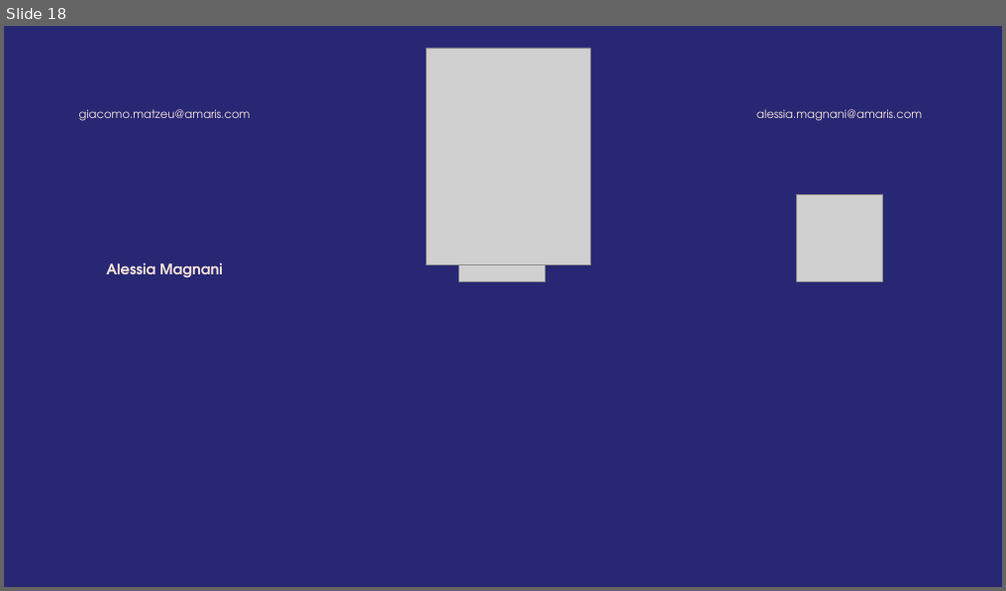
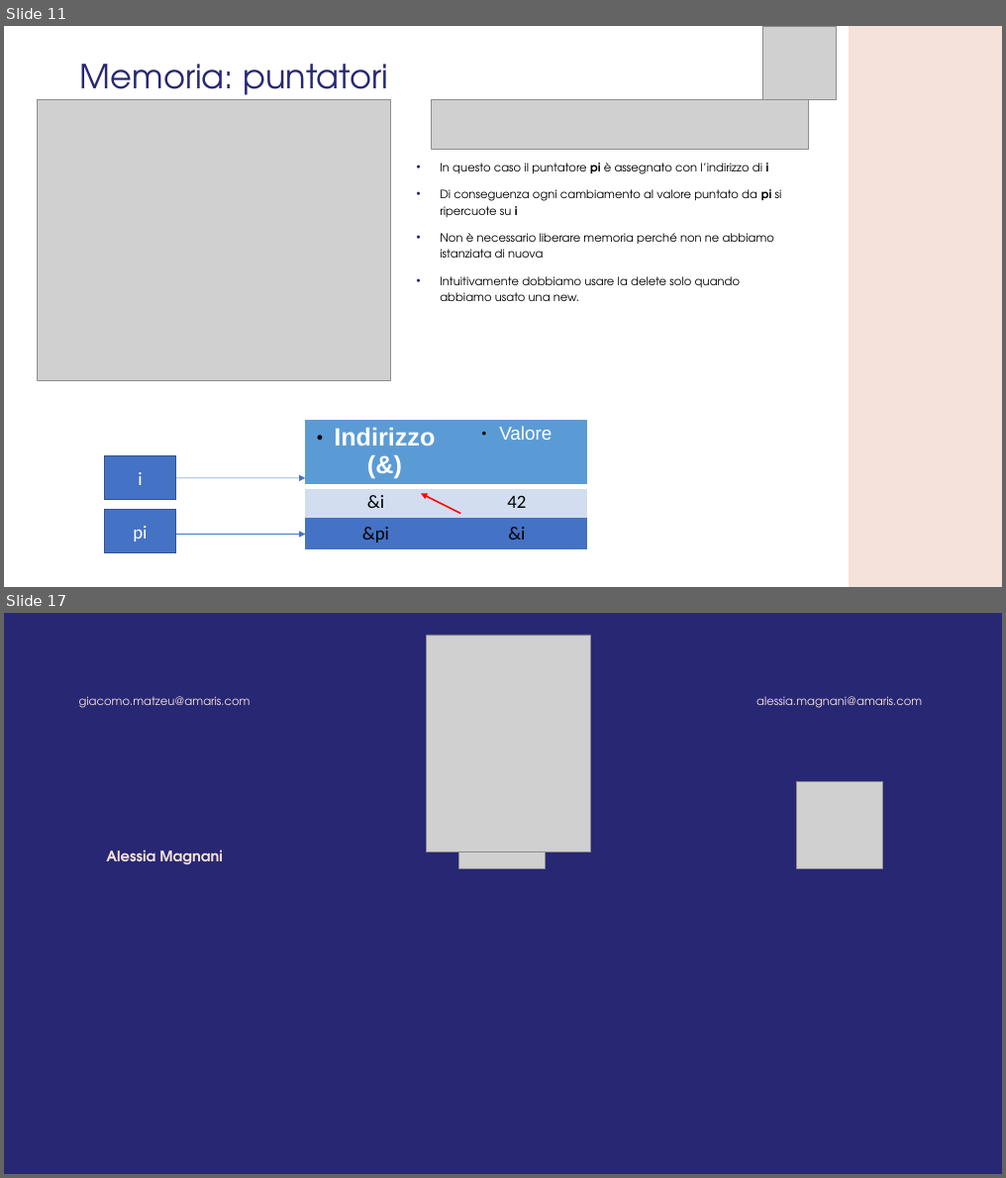
Before and after one commit to GMATZEU42/WS, a slide deck: WS03/WS_3.odp. Shown one above the other, each under a label of ours: slide 18 before the commit, slides 11 and 17 after it; the slides between them are not shown. The pictures are 1006x591 and 1006x1178 pixels, drawn with LibreOffice and Linux fonts; fonts in the diff are those of the drawing; grey boxes stand for pictures; background and template pictures are left out. Boxes give left, top, right and bottom in pixels: in the first picture for what was removed or moved away, otherwise in the second. Text is boxed around its words. In the diff, an @@ line names an element or a change of style, - is before the commit and + after.

```diff
--- a/WS03/WS_3.odp
+++ b/WS03/WS_3.odp
@@ slide 11 added at (4,26,1002,587), background #FFFFFF @@
@@ picture added at (762,26,837,100) @@
@@ freeform shape added at (848,26,1002,587), fill #F5E2DA @@
@@ title added at (80,64,389,104), 32 pt, text #272774 @@
+Memoria: puntatori
@@ picture added at (38,100,391,381) @@
@@ picture added at (432,100,808,150) @@
@@ text added at (440,163,782,301), 11 pt, text #000000 @@
+• In questo caso il puntatore pi è assegnato con l’indirizzo di i
+• Di conseguenza ogni cambiamento al valore puntato da pi si ripercuote su i
+• Non è necessario liberare memoria perché non ne abbiamo istanziata di nuova
+• Intuitivamente dobbiamo usare la delete solo quando abbiamo usato una new.
@@ table added at (306,420,587,550), 3 rows, 2 columns @@
+Indirizzo (&) | Valore
+&i | 42
+&pi | &i
@@ freeform shape added at (104,457,176,500), fill #4472C4, outline #2F528F 0.99 pt, 18 pt, text #FFFFFF @@
+i
@@ arrow added from (176, 478) to (306, 478), #4472C4 0.51 pt @@
@@ arrow added from (460, 514) to (421, 494), #FF0000 1.5 pt @@
@@ freeform shape added at (104,509,176,554), fill #4472C4, outline #2F528F 0.99 pt, 18 pt, text #FFFFFF @@
+pi
@@ arrow added from (176, 534) to (306, 534), #4472C4 0.51 pt @@
@@ what was slide 18 is now slide 17 @@
```
Also in this commit, not shown: 1 slide changed, 12 other slides added, 14 slides removed, 2 other files.
